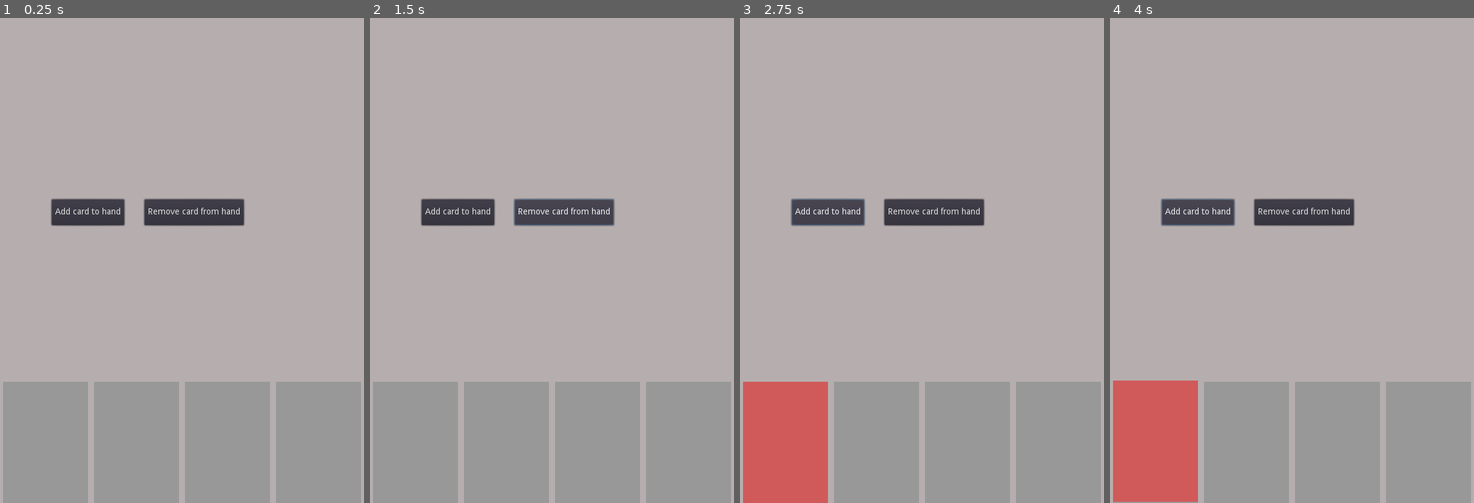
Above: before the commit, frames 1-4 (left to right).
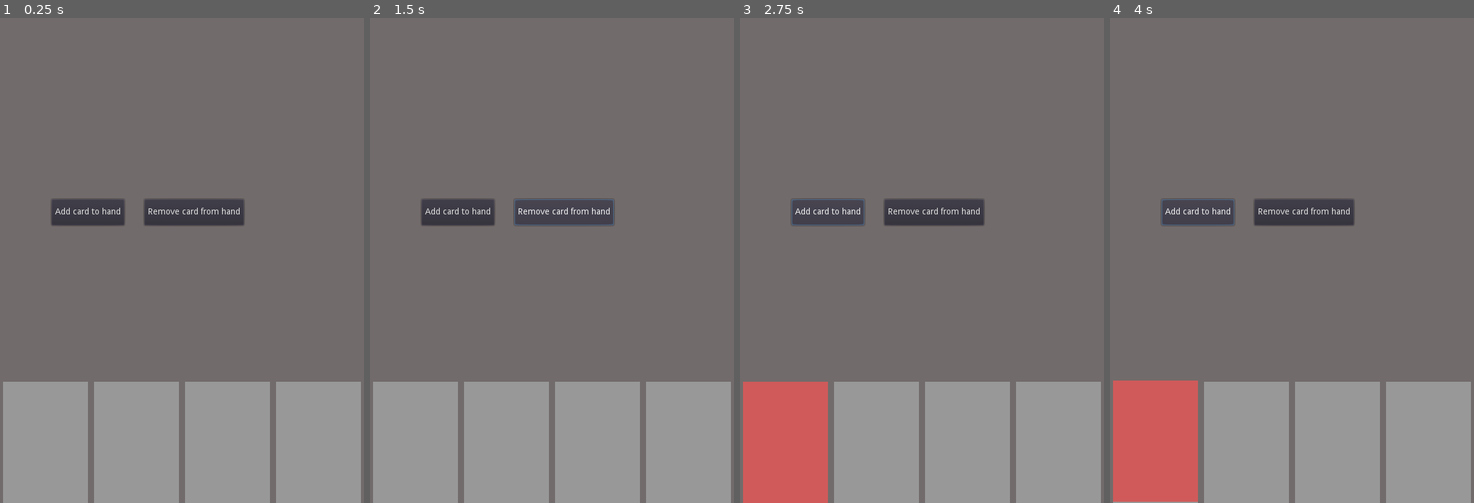
Above: after the commit, the same moments.

Repository: enricllagostera/card_system
Game: Godot game, scene res://card_system.tscn
Same seed, same stepped clock (60 frames per second), same inputs: the game is played once before the commit and once after it.
Inputs:
- Up to frame 1 (0.25 s): no input
- Up to frame 2 (1.5 s): click "Add card to hand" at 0.5 s; click "Remove card from hand" at 1.25 s
- Up to frame 3 (2.75 s): click "Add card to hand" at 2 s
- Up to frame 4 (4 s): click "Remove card from hand" at 2.75 s; click "Add card to hand" at 3.5 s

The runs differ from the first frame. In frame 1, 74% of the frame differs, in the area x 0-100%, y 0-100%; in frame 2, 74%; in frame 3, 74%; in frame 4, 74%.

Commit message:
basic draggable card prototype

Diff:
--- /dev/null
+++ b/Main.tscn
@@ -0,0 +1,20 @@
+[gd_scene load_steps=3 format=2]
+
+[ext_resource path="res://CardSystem.tscn" type="PackedScene" id=1]
+[ext_resource path="res://MainTest.gd" type="Script" id=2]
+
+[node name="Main" type="Node"]
+script = ExtResource( 2 )
+
+[node name="CardSystem" parent="." instance=ExtResource( 1 )]
+
+[node name="Button" type="Button" parent="."]
+margin_left = 116.0
+margin_top = 164.0
+margin_right = 237.0
+margin_bottom = 193.0
+text = "Add holder"
+__meta__ = {
+"_edit_use_anchors_": false
+}
+[connection signal="button_up" from="Button" to="." method="_on_Button_button_up"]
--- /dev/null
+++ b/MainTest.gd
@@ -0,0 +1,7 @@
+extends Node
+
+
+
+func _on_Button_button_up():
+	$CardSystem.add_holder()
+	pass # Replace with function body.
--- /dev/null
+++ b/TestScene.tscn
@@ -0,0 +1,23 @@
+[gd_scene load_steps=2 format=2]
+
+[ext_resource path="res://tall_card.tscn" type="PackedScene" id=1]
+
+[node name="TestScene" type="Node2D"]
+
+[node name="CardDrag" parent="." instance=ExtResource( 1 )]
+margin_left = 374.084
+margin_top = 606.807
+margin_right = 444.084
+margin_bottom = 756.807
+
+[node name="CardDrag2" parent="." instance=ExtResource( 1 )]
+margin_left = 227.983
+margin_top = 608.755
+margin_right = 297.983
+margin_bottom = 758.755
+
+[node name="CardDrag3" parent="." instance=ExtResource( 1 )]
+margin_left = 136.426
+margin_top = 608.755
+margin_right = 206.426
+margin_bottom = 758.755
--- a/project.godot
+++ b/project.godot
@@ -13,9 +13,15 @@
 "class": "Card",
 "language": "GDScript",
 "path": "res://card.gd"
+}, {
+"base": "Control",
+"class": "DraggableCard",
+"language": "GDScript",
+"path": "res://tall_card.gd"
 } ]
 _global_script_class_icons={
-"Card": ""
+"Card": "",
+"DraggableCard": ""
 }
 
 [application]
@@ -31,5 +37,5 @@
 
 [rendering]
 
-environment/default_clear_color=Color( 0.717647, 0.686275, 0.686275, 1 )
+environment/default_clear_color=Color( 0.45098, 0.423529, 0.423529, 1 )
 environment/default_environment="res://default_env.tres"
--- /dev/null
+++ b/tall_card.gd
@@ -0,0 +1,37 @@
+extends Control
+
+class_name DraggableCard
+
+var is_grabbing
+var cursor_over
+var grabbed_offset
+
+
+func _gui_input(event):
+	if event is InputEventMouseButton and cursor_over:
+		is_grabbing = event.pressed
+		grabbed_offset = rect_position - get_global_mouse_position()
+		get_tree().set_input_as_handled()
+
+
+func _process(delta):
+	$Visual.rect_scale = Vector2.ONE * 1.05 if cursor_over else Vector2.ONE
+	if Input.is_mouse_button_pressed(BUTTON_LEFT) and is_grabbing:
+		rect_position = get_global_mouse_position() + grabbed_offset
+	pass
+
+
+func _ready():
+	connect("mouse_entered", self, "_on_mouse_entered")
+	connect("mouse_exited", self, "_on_mouse_exited")
+	$AnimationPlayer.play("idle")
+
+func _on_mouse_entered():
+	cursor_over = true
+	get_parent().move_child(self, get_parent().get_child_count()-1)
+	$AnimationPlayer.play("hover")
+
+
+func _on_mouse_exited():
+	cursor_over = false
+	$AnimationPlayer.play("idle")
--- /dev/null
+++ b/tall_card.tscn
@@ -0,0 +1,70 @@
+[gd_scene load_steps=5 format=2]
+
+[ext_resource path="res://images/tall-card.png" type="Texture" id=1]
+[ext_resource path="res://tall_card.gd" type="Script" id=2]
+
+[sub_resource type="Animation" id=1]
+resource_name = "hover"
+length = 0.2
+tracks/0/type = "value"
+tracks/0/path = NodePath("Visual:modulate")
+tracks/0/interp = 1
+tracks/0/loop_wrap = true
+tracks/0/imported = false
+tracks/0/enabled = true
+tracks/0/keys = {
+"times": PoolRealArray( 0 ),
+"transitions": PoolRealArray( 1 ),
+"update": 0,
+"values": [ Color( 0.980392, 0.682353, 0.682353, 1 ) ]
+}
+
+[sub_resource type="Animation" id=2]
+resource_name = "idle"
+length = 2.0
+loop = true
+tracks/0/type = "value"
+tracks/0/path = NodePath("Visual:modulate")
+tracks/0/interp = 1
+tracks/0/loop_wrap = true
+tracks/0/imported = false
+tracks/0/enabled = true
+tracks/0/keys = {
+"times": PoolRealArray( 0 ),
+"transitions": PoolRealArray( 1 ),
+"update": 0,
+"values": [ Color( 1, 1, 1, 1 ) ]
+}
+
+[node name="DraggableCard" type="Control"]
+margin_left = -35.0
+margin_top = -75.0
+margin_right = 35.0
+margin_bottom = 75.0
+rect_pivot_offset = Vector2( 35, 75 )
+mouse_default_cursor_shape = 6
+script = ExtResource( 2 )
+__meta__ = {
+"_edit_use_anchors_": false
+}
+
+[node name="Visual" type="TextureRect" parent="."]
+anchor_left = 0.5
+anchor_top = 0.5
+anchor_right = 0.5
+anchor_bottom = 0.5
+margin_left = -35.0
+margin_top = -75.0
+margin_right = 35.0
+margin_bottom = 75.0
+rect_pivot_offset = Vector2( 35, 75 )
+texture = ExtResource( 1 )
+stretch_mode = 1
+__meta__ = {
+"_edit_use_anchors_": false
+}
+
+[node name="AnimationPlayer" type="AnimationPlayer" parent="."]
+method_call_mode = 1
+anims/hover = SubResource( 1 )
+anims/idle = SubResource( 2 )
Binary file added: images/tall-card.aseprite
Binary file added: images/tall-card.png
Not shown, added: images/tall-card.png.import
